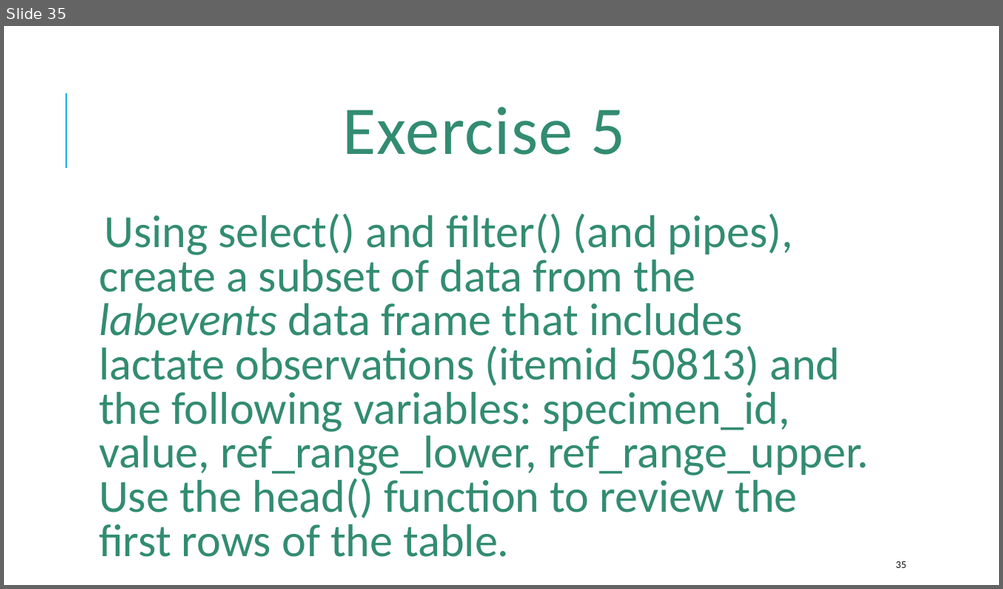
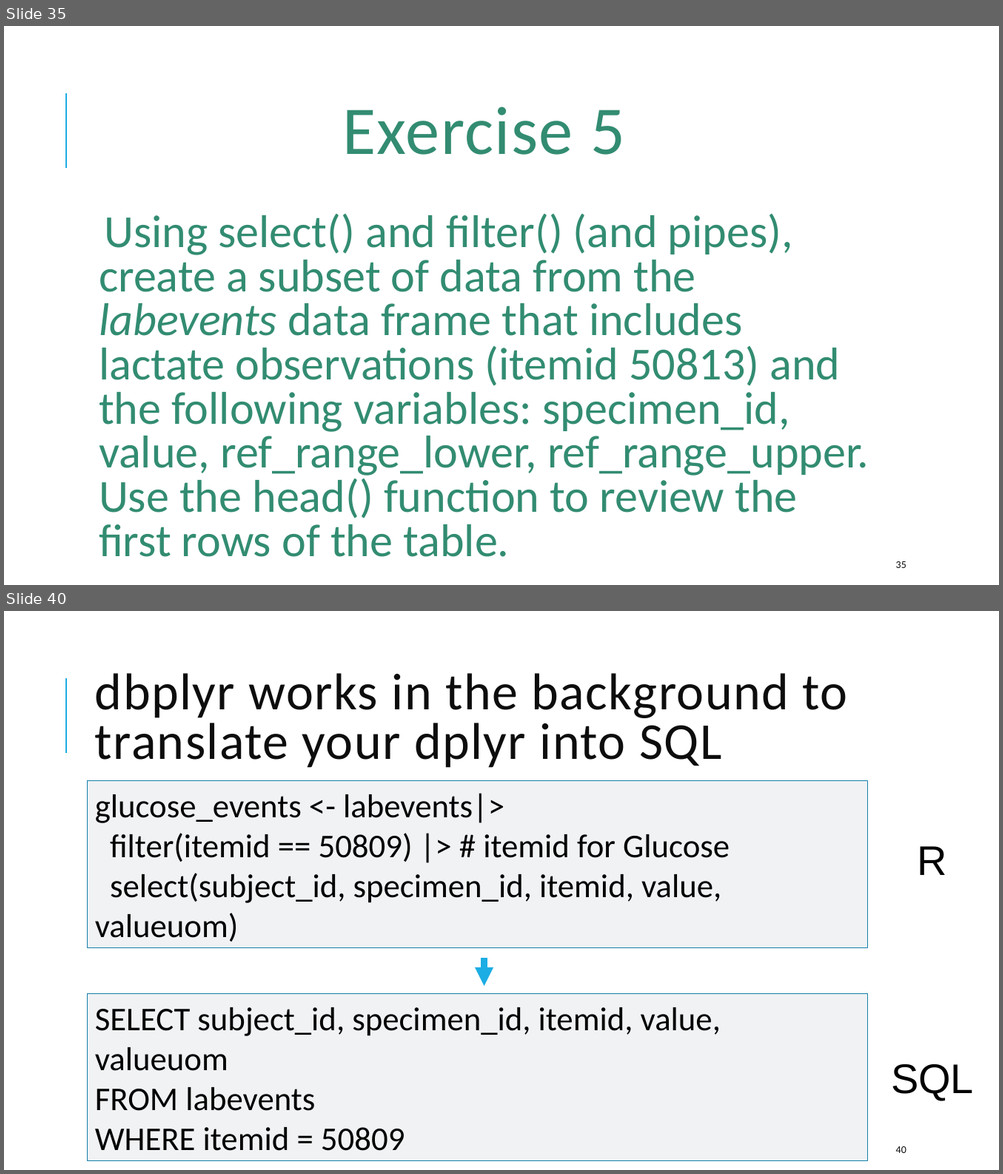
Before and after one commit to amromeo/api_r_int_db_24, a slide deck: presentations/02 - Databases with R.pptx. Shown one above the other, each under a label of ours: slide 35 before the commit, slides 35 and 40 after it; the slides between them are not shown. The pictures are 1003x589 and 1003x1174 pixels, drawn with LibreOffice and Linux fonts; fonts in the diff are those of the drawing. Boxes give left, top, right and bottom in pixels: in the first picture for what was removed or moved away, otherwise in the second. Text is boxed around its words. In the diff, an @@ line names an element or a change of style, - is before the commit and + after.

```diff
--- a/presentations/02 - Databases with R.pptx
+++ b/presentations/02 - Databases with R.pptx
@@ slide 40 added at (x1=4, y1=611, x2=999, y2=1170), background #FFFFFF; not listed: 1 template element that a slide beside it also shows @@
@@ title added at (x1=95, y1=673, x2=848, y2=768), 50 pt, text #0D0D0D @@
+dbplyr works in the background to translate your dplyr into SQL
@@ rectangle added at (x1=88, y1=781, x2=868, y2=948), fill #F0F2F4, outline #1580A9 0.75 pt, 32 pt, text #000000 @@
+glucose_events <- labevents|>
+filter(itemid == 50809) |> # itemid for Glucose
+select(subject_id, specimen_id, itemid, value, valueuom)
@@ text added at (x1=917, y1=846, x2=947, y2=875), 40 pt, text #000000 @@
+R
@@ arrow added from (484, 958) to (484, 986), #1CADE4 6 pt @@
@@ rectangle added at (x1=88, y1=994, x2=868, y2=1162), fill #F0F2F4, outline #1580A9 0.75 pt, 32 pt, text #000000 @@
+SELECT subject_id, specimen_id, itemid, value, valueuom
+FROM labevents
+WHERE itemid = 50809
@@ text added at (x1=891, y1=1065, x2=973, y2=1101), 40 pt, text #000000 @@
+SQL
@@ page number added at (x1=896, y1=1147, x2=906, y2=1153), 10 pt, text #0D0D0D @@
+40
```
Also in this commit, not shown: 3 slides changed, 8 other slides added, 1 slide removed, 1 other file.
